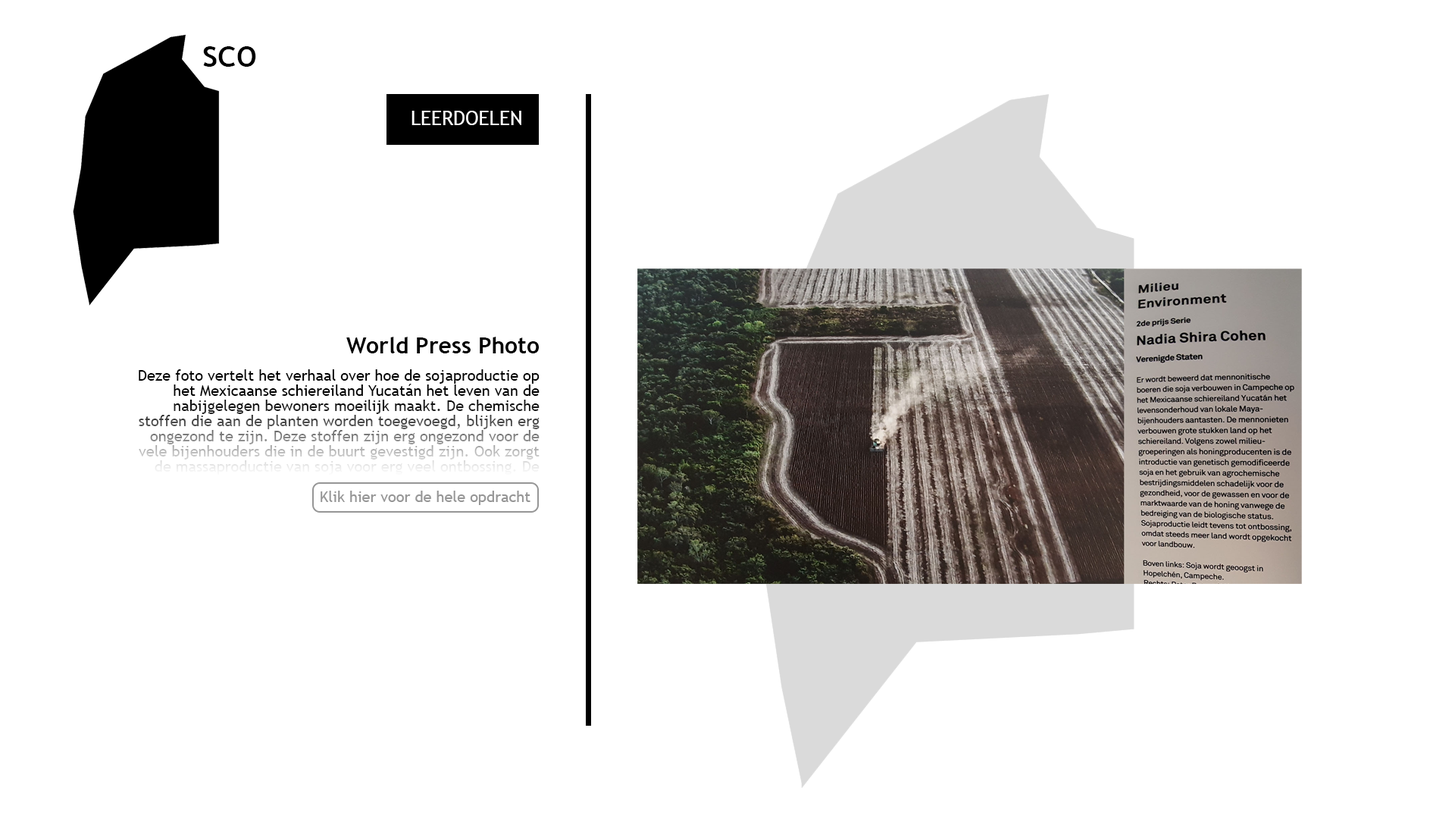
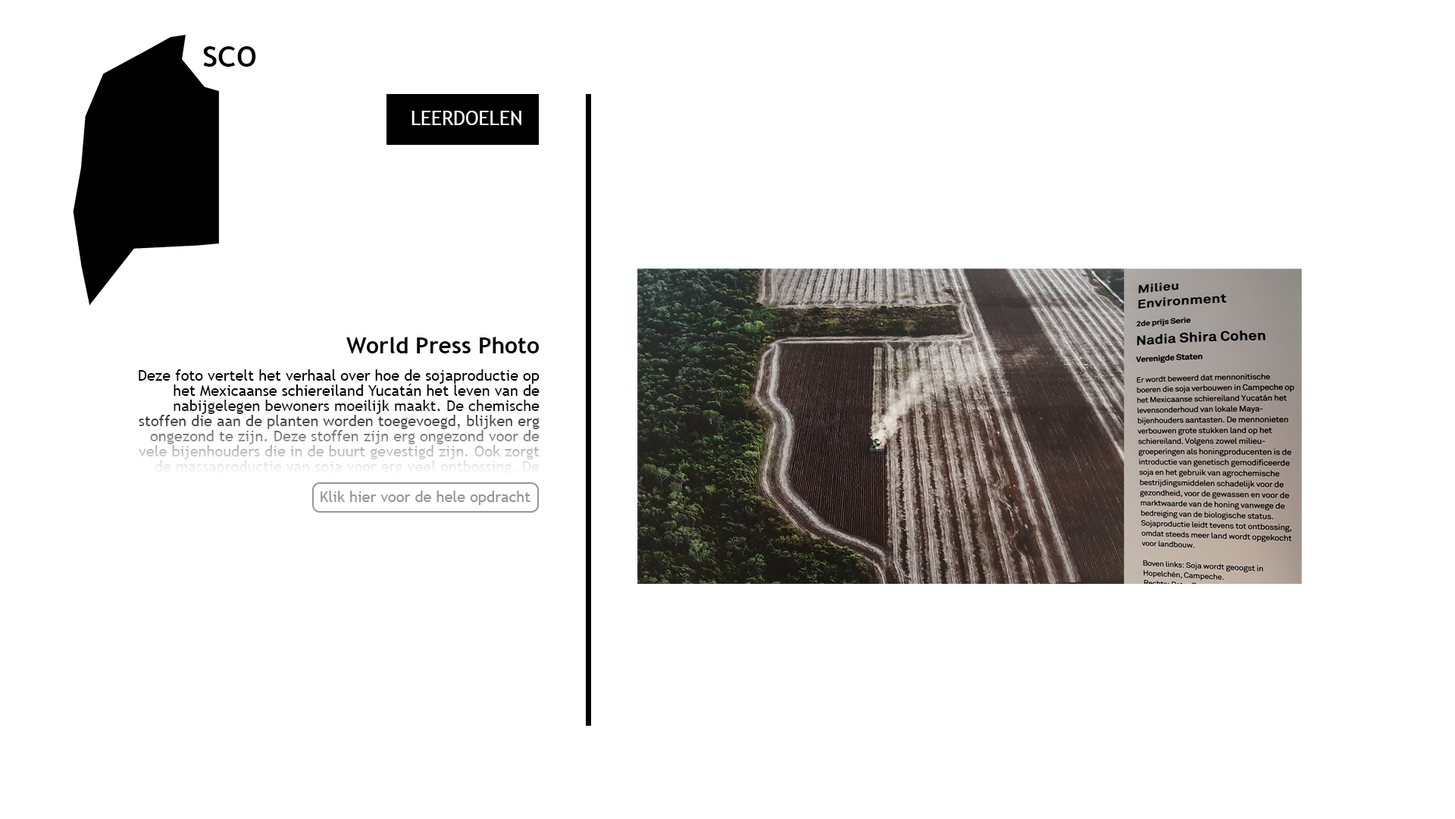
Two versions of the same layered image (w=1455, h=819). Layer-by-layer changes:
hid "Layer 5" over [766, 93, 1135, 788]
